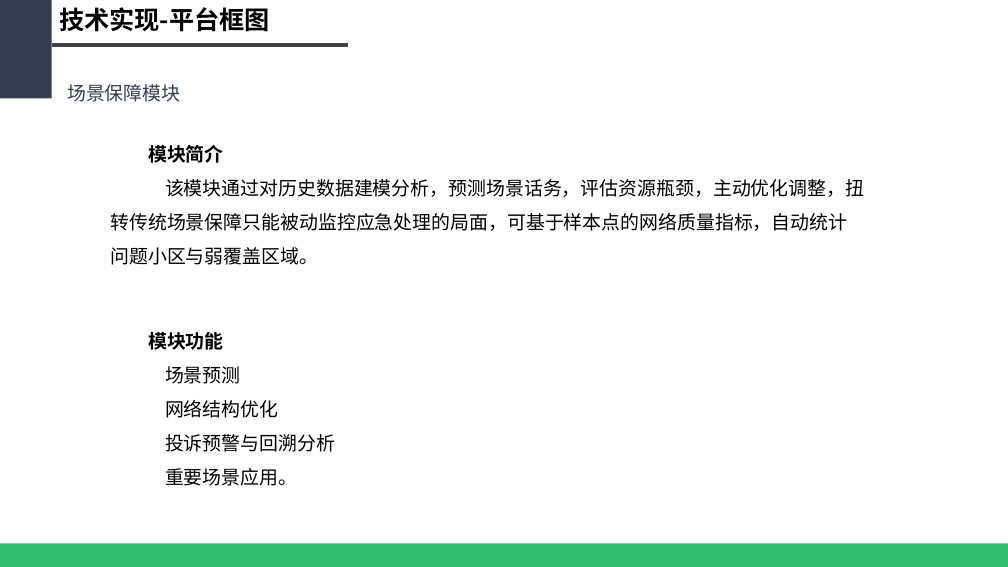
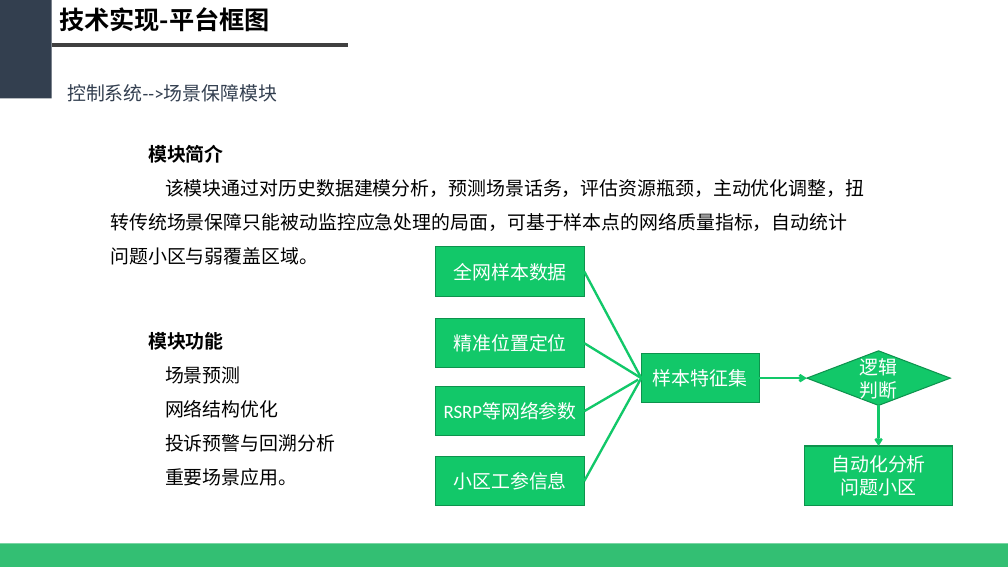
Before and after one commit to WeakX/ZHCM, a slide deck: slide 26 of PPT/(2018.01.16)基于大数据的智慧网络运维平台.pptx (slide 25 before the commit). Drawn at 1008x567 pixels with LibreOffice and Linux fonts; fonts in the diff are those of the drawing. Boxes give left, top, right and bottom in pixels: in the first picture for what was removed or moved away, otherwise in the second. Text is boxed around its words. In the diff, an @@ line names an element or a change of style, - is before the commit and + after.

```diff
--- a/PPT/(2018.01.16)基于大数据的智慧网络运维平台.pptx
+++ b/PPT/(2018.01.16)基于大数据的智慧网络运维平台.pptx
@@ text at <box>67,84,277,102</box>: text changed @@
-场景保障模块
+控制系统-->场景保障模块
@@ group added at <box>436,247,953,506</box>: 6 rectangles, 4 lines, 2 arrows, 1 diamond @@
+全网样本数据
+精准位置定位
+RSRP等网络参数
+小区工参信息
+样本特征集
+逻辑
+判断
+自动化分析
+问题小区
```
Also in this commit, not shown: 12 other slides changed, 1 slide added, 4 other files.
